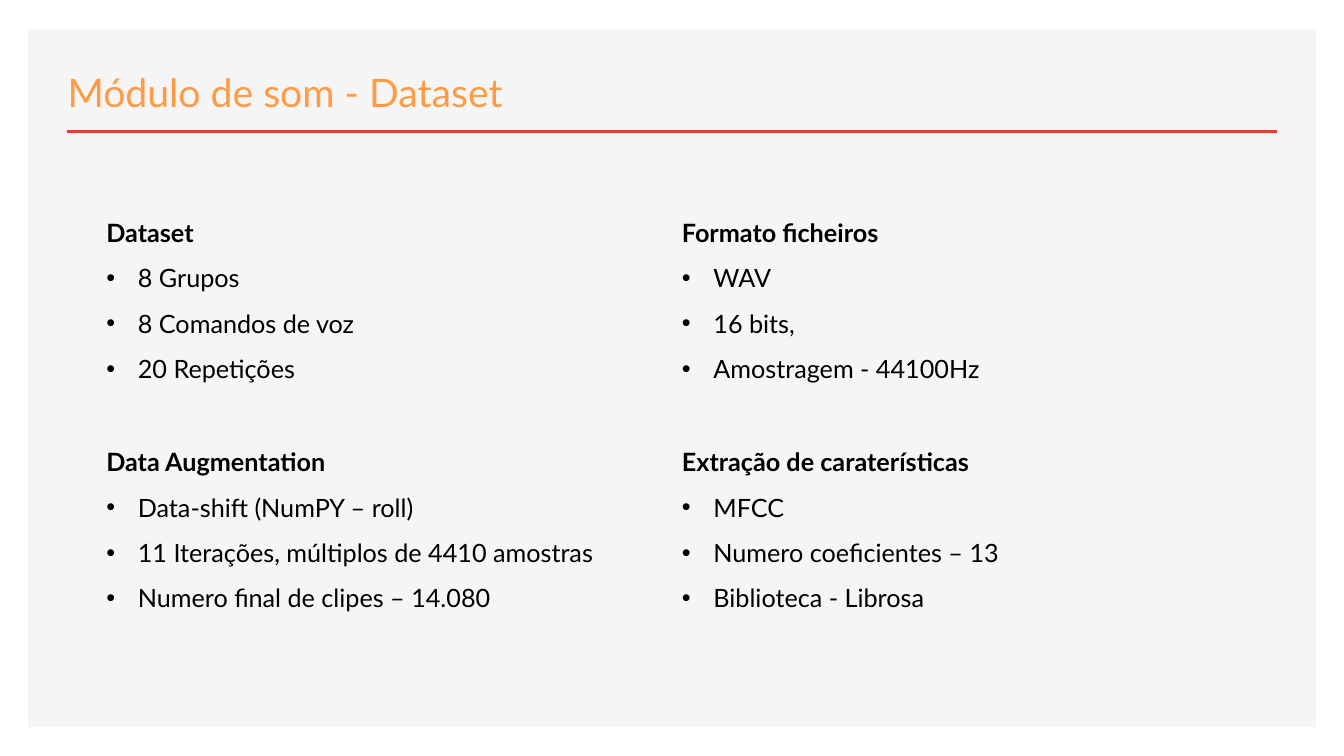
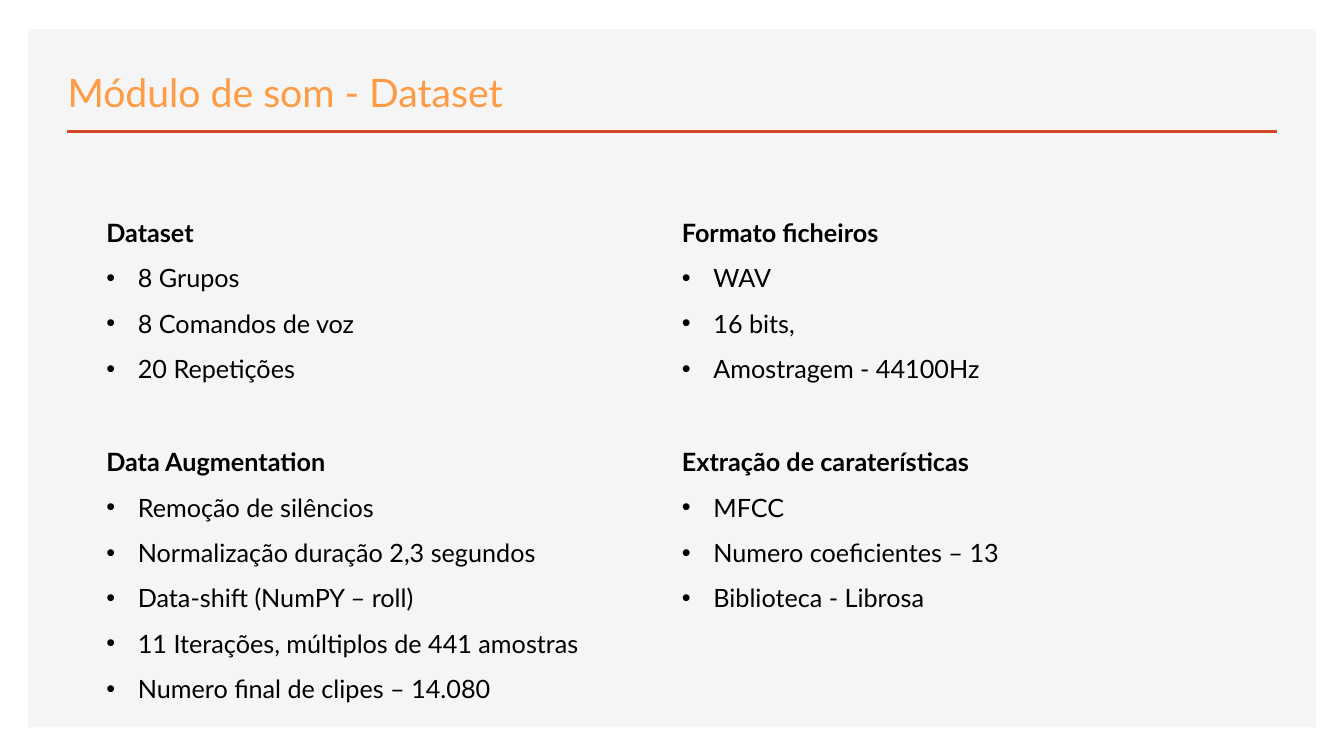
Before and after one commit to Icrum/MEEC_1920_LI2_G1, a slide deck: slide 6 of ApresentacaoLI2_G1.pptx (slide 4 before the commit). Drawn at 1344x756 pixels with LibreOffice and Linux fonts; fonts in the diff are those of the drawing. Boxes give left, top, right and bottom in pixels: in the first picture for what was removed or moved away, otherwise in the second. Text is boxed around its words. In the diff, an @@ line names an element or a change of style, - is before the commit and + after.

```diff
--- a/ApresentacaoLI2_G1.pptx
+++ b/ApresentacaoLI2_G1.pptx
@@ text at [138,498,536,567]: paragraphs added @@
+• Remoção de silêncios
+• Normalização duração 2,3 segundos
@@ text at [138,634,578,657]: text changed @@
-• 11 Iterações, múltiplos de 4410 amostras
+• 11 Iterações, múltiplos de 441 amostras
```
Also in this commit, not shown: 2 other slides changed, 3 slides added, 8 other files.
